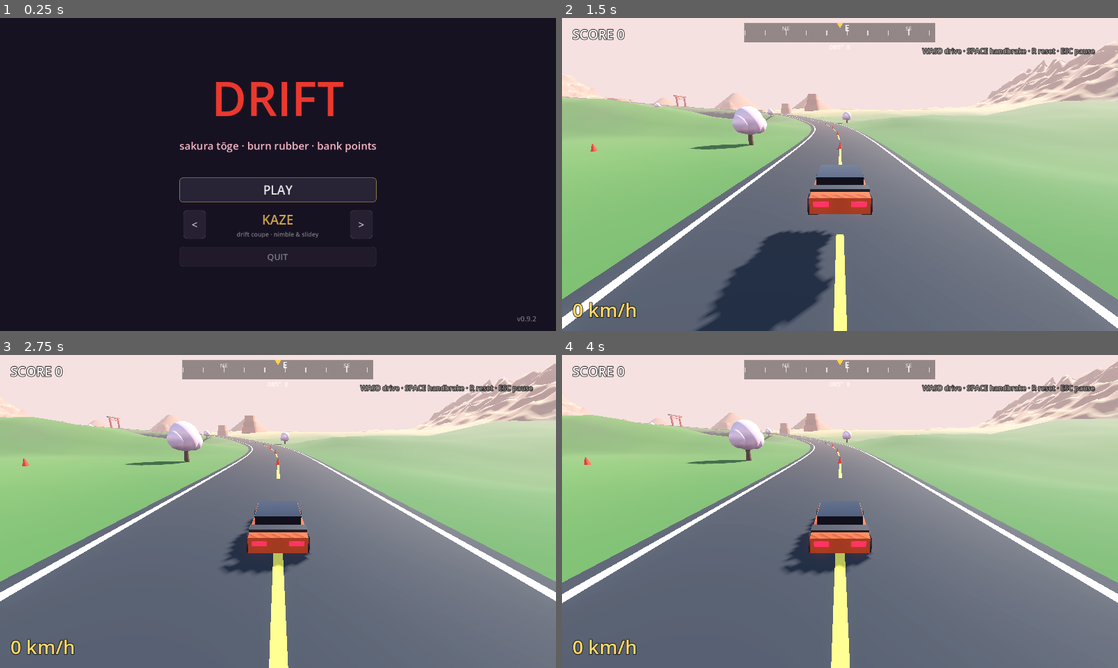
Above: before the commit, frames 1-4 (two rows, left to right).
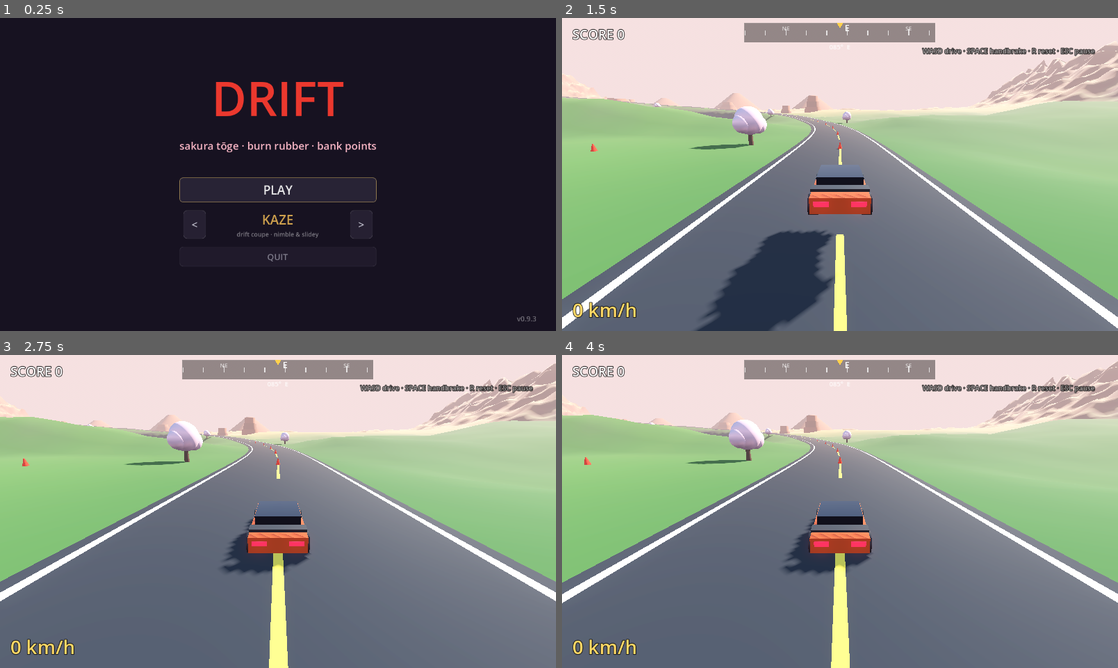
Above: after the commit, the same moments.

Repository: Sw0l1y/drift
Game: Godot game, scene res://scenes/MainMenu.tscn
The game is run twice, just before and just after one commit, with the same random seed, the same clock (stepped at 60 frames per second) and the same inputs.
Inputs (mouse positions are in pixels of both pictures, inside the frame that each line leads up to):
- Up to frame 1 (0.25 s): no input
- Up to frame 2 (1.5 s): click "PLAY" at 0.5 s; tap Enter at 1.25 s; move the mouse to (962, 158) at 1.27 s; hold D from 1.28 s (still down); hold R from 1.28 s (still down); click (962, 158) at 1.42 s
- Up to frame 3 (2.75 s): tap Space at 1.52 s; release D at 2 s; release R at 2 s; drag from (166, 527) to (250, 574) at 2.02 s
- Up to frame 4 (4 s): move the mouse to (895, 442) at 2.77 s; hold D 2.78-3.5 s; hold R 2.78-3.5 s; drag from (812, 574) to (673, 464) at 3.52 s

The runs differ from the first frame. In frame 1, less than 0.1% of the frame differs, in the area x 95-97%, y 95-97%; in frame 2, less than 0.1%, in the area x 20-47%, y 24-31%; in frame 3, less than 0.1%; in frame 4, less than 0.1%.

Commit message:
v0.9.3 — desert route reflow (closed loop, no dead end)
Reworked the desert road from an open dead-ending spur into a closed
loop: branches off the tōge loop at the junction, sweeps out through
the pass and down into the canyon, circuits the desert floor along the
river, then climbs back out. The return leg stays east of the main
loop so they only meet at the junction (clean intersection, not
overlapping lanes). River now runs only along the low canyon floor.

Removed the torii gate that sat on the junction blocking the turn-off
into the canyon route.

Co-Authored-By: Claude Fable 5 <noreply@anthropic.com>

Diff:
--- a/project.godot
+++ b/project.godot
@@ -11,7 +11,7 @@
 [application]
 
 config/name="Drift"
-config/version="0.9.2"
+config/version="0.9.3"
 run/main_scene="res://scenes/MainMenu.tscn"
 config/features=PackedStringArray("4.6", "Forward Plus")
 config/icon="res://icon.svg"
--- a/scripts/Main.gd
+++ b/scripts/Main.gd
@@ -1,6 +1,6 @@
 extends Node3D
 
-const VERSION := "0.9.2"
+const VERSION := "0.9.3"
 const CONE_POINTS := 75
 
 const MAP_SIZE := 1400.0
@@ -248,37 +248,40 @@
 	_register_carve(_road_samples, true)
 
 func _build_canyon_path() -> void:
-	# Open spur off the loop's east straight: a smooth canyon pass that
-	# descends through the mountains into a desert canyon, then sweeps
-	# along the river. All flowing curves — no tight corners.
+	# Closed desert loop: branches off the tōge loop at the junction, sweeps
+	# out through the pass and down into the canyon, circuits the desert
+	# floor along the river, then climbs back out — no dead ends. The return
+	# leg stays east of the main loop so the two roads only meet at the
+	# junction (a clean intersection rather than overlapping lanes).
 	var pts: Array[Vector3] = [
-		Vector3(245, 22, 40),     # junction on the loop
-		Vector3(335, 15, 78),     # climbing out east
-		Vector3(430, 7, 55),      # the pass — gap in the mountains
-		Vector3(515, -3, -5),     # dropping into the basin
-		Vector3(560, -9, -110),   # entering the canyon, sweeping south
-		Vector3(600, -11, -210),
-		Vector3(565, -12, -310),  # long right-hand sweeper
-		Vector3(470, -12, -370),
-		Vector3(360, -11, -395),  # canyon floor straight
-		Vector3(250, -10, -380),  # scenic turnaround end
+		Vector3(245, 22, 40),     # junction (shared with the tōge loop)
+		Vector3(360, 16, 75),     # out the pass, NE
+		Vector3(465, 7, 55),      # pass crest
+		Vector3(545, -3, -25),    # dropping into the basin
+		Vector3(590, -9, -135),   # enter the canyon, south sweep
+		Vector3(600, -12, -250),  # east canyon wall
+		Vector3(545, -12, -350),  # long bottom sweeper
+		Vector3(435, -12, -380),
+		Vector3(345, -9, -345),   # canyon floor, begin the return
+		Vector3(300, -5, -240),   # return leg climbing (east of main loop)
+		Vector3(310, 2, -130),
+		Vector3(335, 10, -35),
+		Vector3(330, 17, 35),     # final approach back to the junction
 	]
 	var n := pts.size()
 	var curve := Curve3D.new()
-	for i in n:
-		var prev := pts[maxi(i - 1, 0)]
-		var nxt := pts[mini(i + 1, n - 1)]
-		var tangent := (nxt - prev) * 0.3
-		curve.add_point(pts[i], -tangent, tangent)
+	for i in n + 1:
+		var p := pts[i % n]
+		var tangent := (pts[(i + 1) % n] - pts[(i - 1 + n) % n]) * 0.25
+		curve.add_point(p, -tangent, tangent)
 
 	var length := curve.get_baked_length()
 	var count := int(length / 6.0)
 	for i in count:
-		_spur_samples.append(curve.sample_baked(length * i / float(count - 1)))
+		_spur_samples.append(curve.sample_baked(length * i / count))
 	for i in count:
-		var a := _spur_samples[maxi(i - 1, 0)]
-		var b := _spur_samples[mini(i + 1, count - 1)]
-		_spur_tangents.append((b - a).normalized())
+		var t := _spur_samples[(i + 1) % count] - _spur_samples[(i - 1 + count) % count]
+		_spur_tangents.append(t.normalized())
 
 	# Spur gets its own grid (for canyon shaping) plus the shared carve grid.
 	for i in count:
@@ -286,12 +289,12 @@
 		if not _spur_grid.has(cell):
 			_spur_grid[cell] = []
 		_spur_grid[cell].append(i)
-	_register_carve(_spur_samples, false)
-
-	# River centerline: offset from the spur, desert portion only. Water
-	# surface sits a touch below road level; the terrain carves a trench.
+	_register_carve(_spur_samples, true)
+
+	# River centerline: only along the low canyon floor (not the pass or the
+	# climbing return leg). Water sits a touch below road level in a trench.
 	for i in count:
-		if _desert_weight(_spur_samples[i].x, _spur_samples[i].z) < 0.8:
+		if _spur_samples[i].y > -8.0 or _desert_weight(_spur_samples[i].x, _spur_samples[i].z) < 0.8:
 			continue
 		var side := _side_t(_spur_tangents, i)
 		var rp := _spur_samples[i] + side * RIVER_OFFSET
@@ -554,7 +557,7 @@
 
 func _build_road_mesh() -> void:
 	_build_ribbon(_road_samples, _road_tangents, true)
-	_build_ribbon(_spur_samples, _spur_tangents, false)
+	_build_ribbon(_spur_samples, _spur_tangents, true)
 
 func _build_ribbon(samples: Array[Vector3], tangents: Array[Vector3], closed: bool) -> void:
 	var count := samples.size()
@@ -809,8 +812,9 @@
 	add_child(ring)
 
 func _build_torii_gates() -> void:
-	# Gates spanning the road at scenic spots (climb, summit, descent, home).
-	for target: Vector2 in [Vector2(245, 40), Vector2(60, -255), Vector2(-235, 20), Vector2(-175, 150)]:
+	# Gates spanning the tōge loop at scenic spots — kept clear of the desert
+	# junction (a gate there blocked the turn-off into the canyon route).
+	for target: Vector2 in [Vector2(60, -255), Vector2(-235, 20), Vector2(-175, 150)]:
 		var i := _nearest_sample(target.x, target.y)
 		var t := _road_tangents[i]
 		_add_torii(_road_samples[i], atan2(t.x, t.z))
--- a/scripts/MainMenu.gd
+++ b/scripts/MainMenu.gd
@@ -1,6 +1,6 @@
 extends Control
 
-const VERSION := "0.9.2"
+const VERSION := "0.9.3"
 const SECRET := "nathan"
 
 var _car_name: Label
